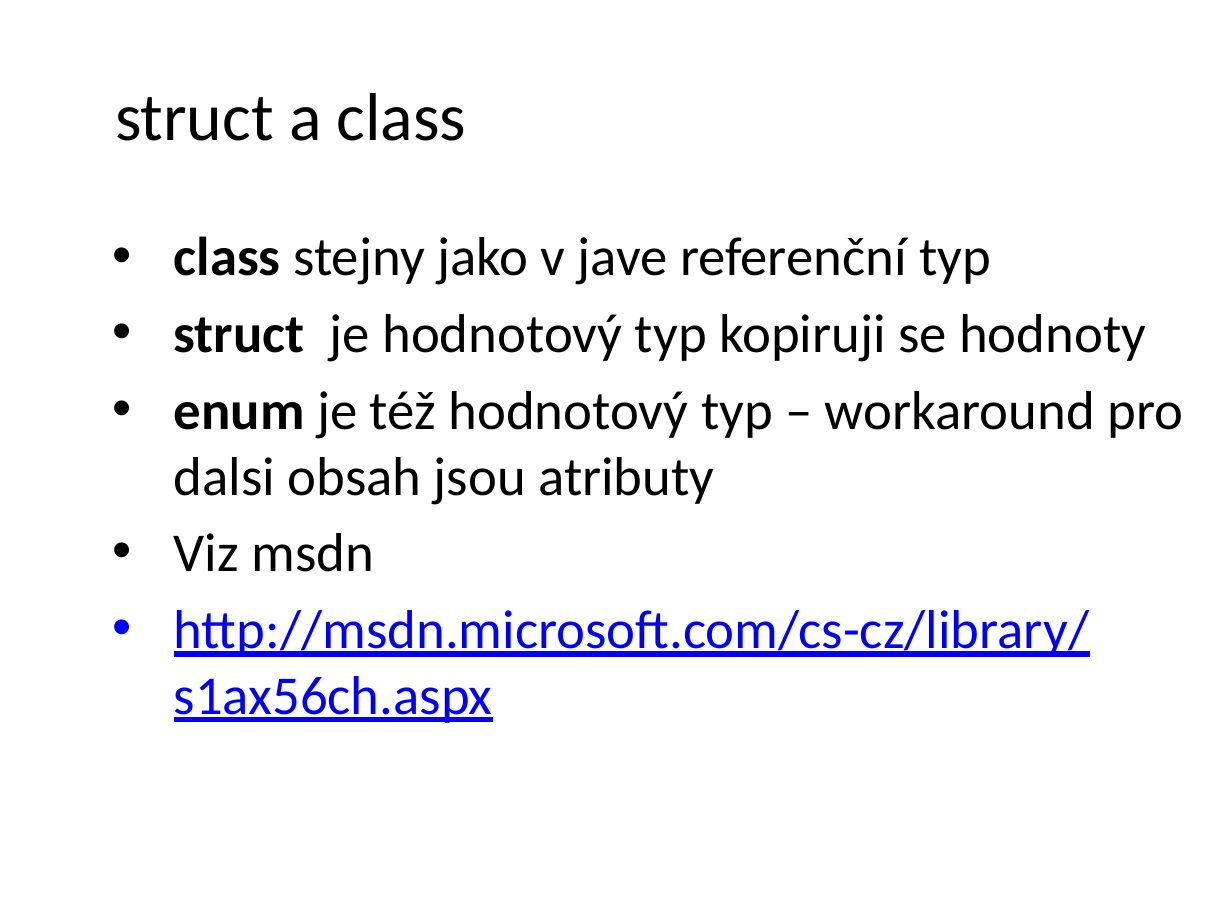
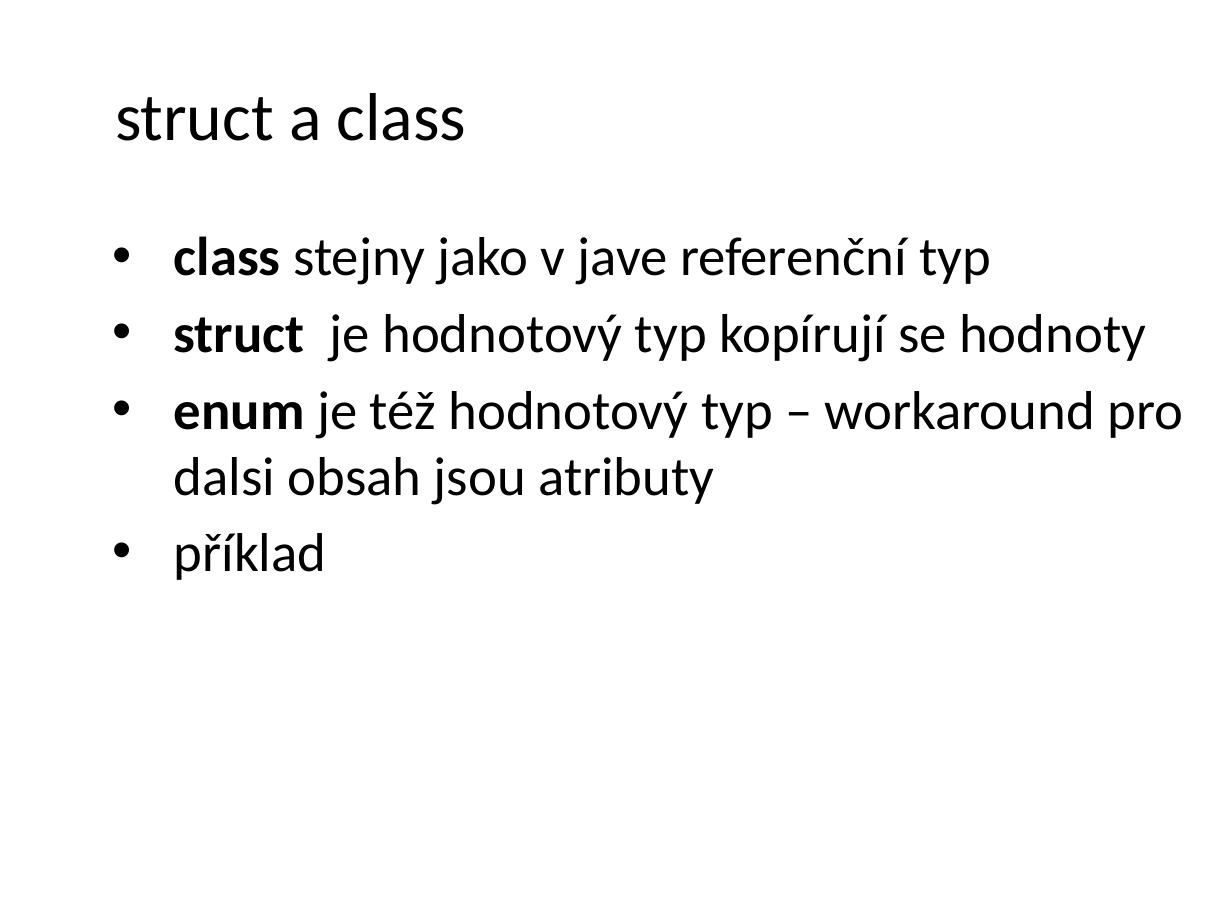
Before and after one commit to petrbalat/Skoleni-Csharp-NET, a slide deck: slide 9 of prezentace.pptx. Drawn at 1232x924 pixels with LibreOffice and Linux fonts; fonts in the diff are those of the drawing; background and template pictures are left out. Boxes give left, top, right and bottom in pixels: in the first picture for what was removed or moved away, otherwise in the second. Text is boxed around its words. In the diff, an @@ line names an element or a change of style, - is before the commit and + after.

```diff
--- a/prezentace.pptx
+++ b/prezentace.pptx
@@ text at (174,314,1146,362): text changed @@
-• struct je hodnotový typ kopiruji se hodnoty
+• struct je hodnotový typ kopírují se hodnoty
@@ text at (174,533,327,580): text changed; text colour #0000FF to #000000 @@
-• Viz msdn
-• http://msdn.microsoft.com/cs-cz/library/s1ax56ch.aspx
+• příklad
```
Also in this commit, not shown: 6 other slides changed, 4 slides added, 2 other files.
